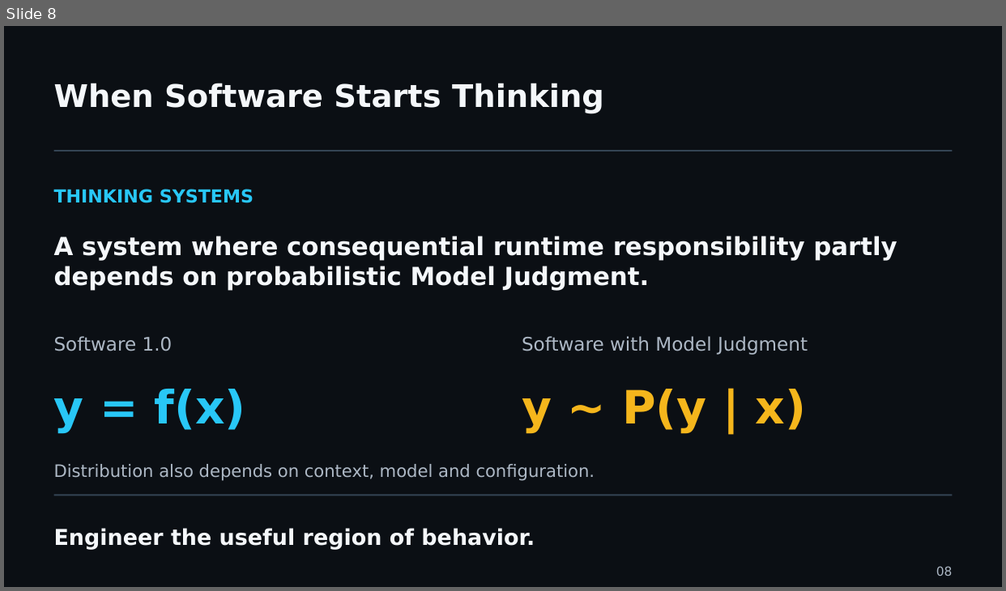
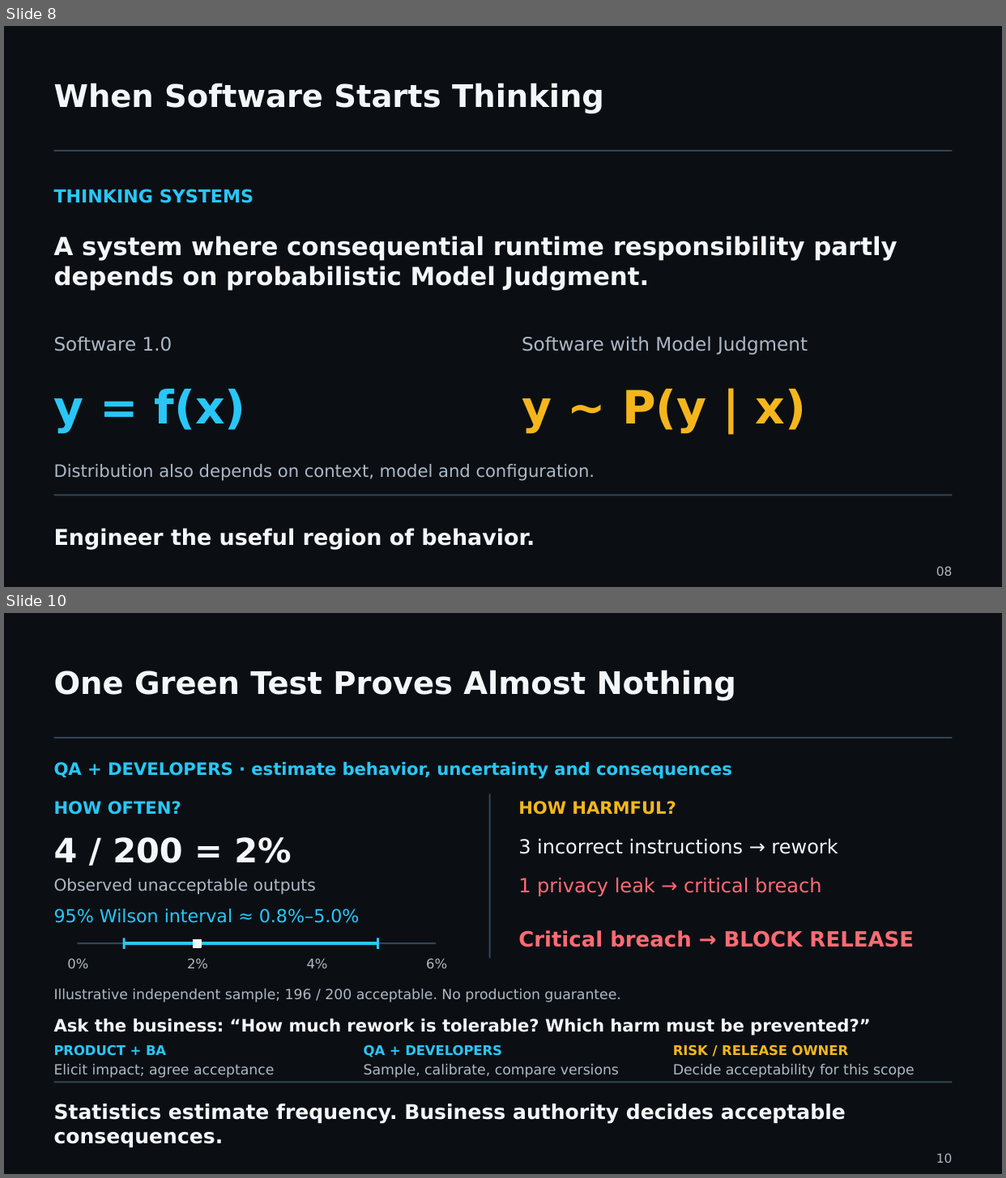
Before and after one commit to UncertaintyArchitectureGroup/uncertainty-architecture, a slide deck: assets/presentations/pmday-2026/ai-changes-both-sides.pptx. Shown one above the other, each under a label of ours: slide 8 before the commit, slides 8 and 10 after it; the slides between them are not shown. The pictures are 1006x591 and 1006x1178 pixels, drawn with LibreOffice and Linux fonts; fonts in the diff are those of the drawing. Boxes give left, top, right and bottom in pixels: in the first picture for what was removed or moved away, otherwise in the second. Text is boxed around its words. In the diff, an @@ line names an element or a change of style, - is before the commit and + after.

```diff
--- a/assets/presentations/pmday-2026/ai-changes-both-sides.pptx
+++ b/assets/presentations/pmday-2026/ai-changes-both-sides.pptx
@@ slide 10 added at [4,613,1002,1174], background #0B0F14 @@
@@ text added at [54,670,736,700], 30 pt, text #F4F7FA, bold @@
+One Green Test Proves Almost Nothing
@@ line added from (54, 738) to (953, 738), #344454 1.5 pt @@
@@ text added at [54,762,732,779], 16.5 pt, text #28C7F7, bold @@
+QA + DEVELOPERS · estimate behavior, uncertainty and consequences
@@ text added at [54,801,181,815], 16.5 pt, text #28C7F7, bold @@
+HOW OFTEN?
@@ line added from (490, 794) to (490, 958), #344454 1.5 pt @@
@@ text added at [518,801,675,815], 16.5 pt, text #F5B61C, bold @@
+HOW HARMFUL?
@@ text added at [54,837,291,863], 32.2 pt, text #F4F7FA, bold @@
+4 / 200 = 2%
@@ text added at [518,838,837,854], 18.8 pt, text #F4F7FA @@
+3 incorrect instructions → rework
@@ text added at [54,878,316,894], 15.8 pt, text #ADB8C5 @@
+Observed unacceptable outputs
@@ text added at [518,877,821,897], 18.8 pt, text #FF6B75 @@
+1 privacy leak → critical breach
@@ text added at [54,909,360,923], 17.2 pt, text #28C7F7 @@
+95% Wilson interval ≈ 0.8%–5.0%
@@ line added from (78, 944) to (436, 944), #344454 1.5 pt @@
@@ line added from (124, 944) to (378, 944), #28C7F7 3 pt @@
@@ line added from (124, 938) to (124, 949), #28C7F7 2.25 pt @@
@@ rectangle added at [193,939,200,947], fill #F4F7FA, outline #F4F7FA 1.13 pt @@
@@ line added from (378, 938) to (378, 949), #28C7F7 2.25 pt @@
@@ text added at [518,931,914,948], 20.2 pt, text #FF6B75, bold @@
+Critical breach → BLOCK RELEASE
@@ text added at [67,959,88,969], 12.8 pt, text #ADB8C5 @@
+0%
@@ text added at [187,959,208,969], 12.8 pt, text #ADB8C5 @@
+2%
@@ text added at [307,959,328,969], 12.8 pt, text #ADB8C5 @@
+4%
@@ text added at [426,959,447,969], 12.8 pt, text #ADB8C5 @@
+6%
@@ text added at [54,989,620,1003], 13.5 pt, text #ADB8C5 @@
+Illustrative independent sample; 196 / 200 acceptable. No production guarantee.
@@ text added at [54,1019,871,1036], 16.5 pt, text #F4F7FA, bold @@
+Ask the business: “How much rework is tolerable? Which harm must be prevented?”
@@ text added at [54,1046,166,1056], 12.8 pt, text #28C7F7, bold @@
+PRODUCT + BA
@@ text added at [364,1045,502,1058], 12.8 pt, text #28C7F7, bold @@
+QA + DEVELOPERS
@@ text added at [673,1045,848,1056], 12.8 pt, text #F5B61C, bold @@
+RISK / RELEASE OWNER
@@ text added at [54,1064,274,1078], 13.5 pt, text #ADB8C5 @@
+Elicit impact; agree acceptance
@@ text added at [364,1064,619,1078], 13.5 pt, text #ADB8C5 @@
+Sample, calibrate, compare versions
@@ text added at [673,1064,914,1078], 13.5 pt, text #ADB8C5 @@
+Decide acceptability for this scope
@@ line added from (54, 1082) to (953, 1082), #344454 1.5 pt @@
@@ text added at [54,1104,846,1148], 19.5 pt, text #F4F7FA, bold @@
+Statistics estimate frequency. Business authority decides acceptable consequences.
@@ text added at [936,1153,953,1163], 12 pt, text #ADB8C5 @@
+10
```
Also in this commit, not shown: 2 slides changed, 4 other slides added, 5 slides removed, 13 other files.
